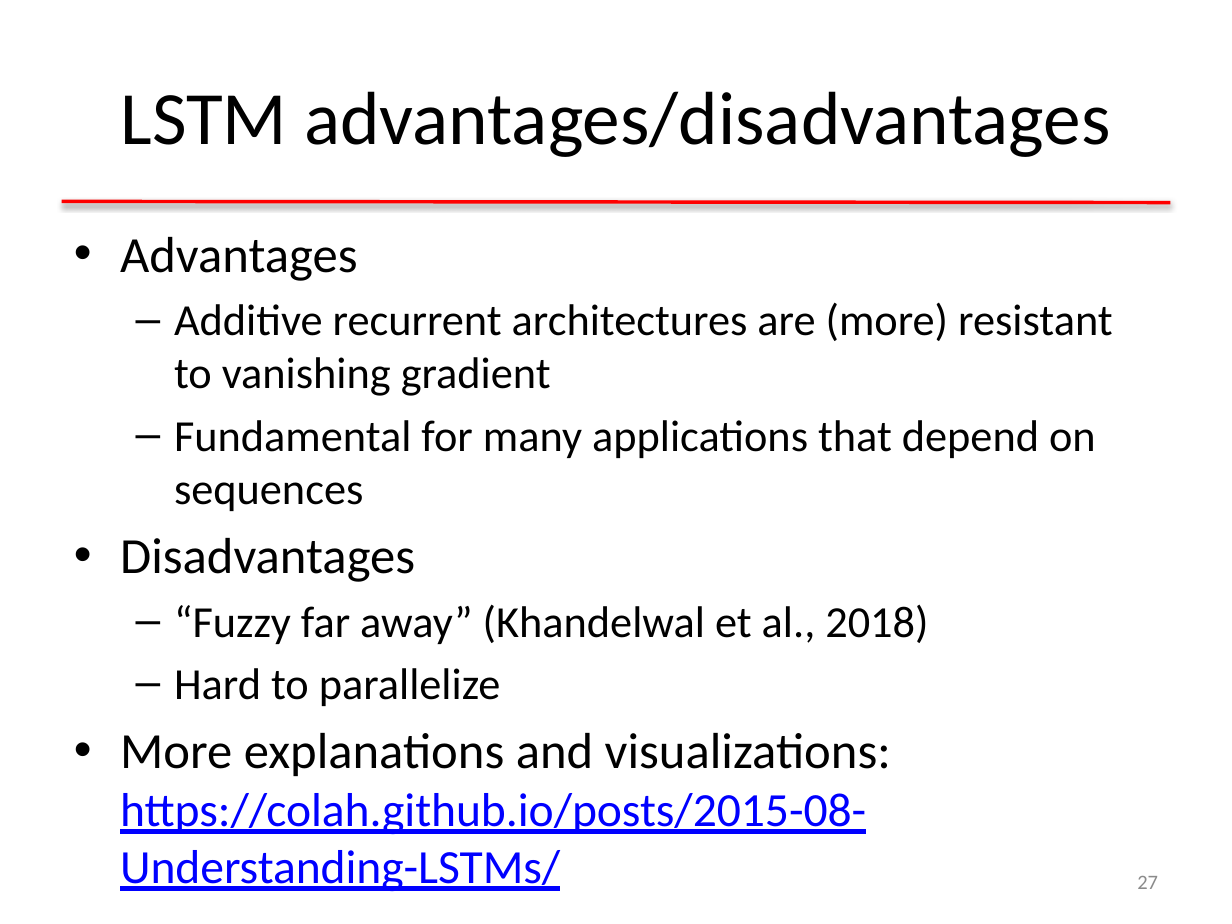
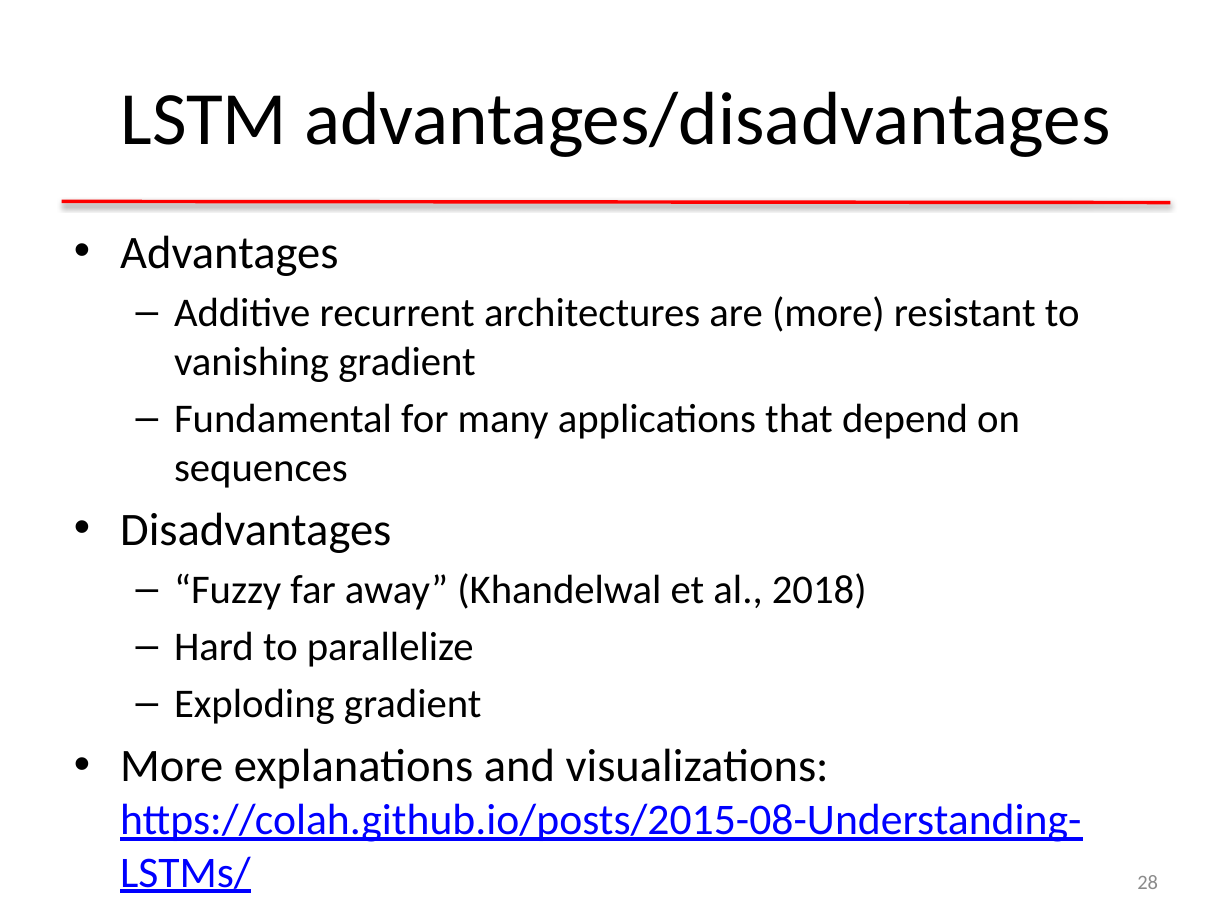
Before and after one commit to clulab/gentlenlp, a slide deck: slide 28 of docs/slides/nnintro-ch10-rnn.pptx (slide 27 before the commit). Drawn at 1232x924 pixels with LibreOffice and Linux fonts; fonts in the diff are those of the drawing. Boxes give left, top, right and bottom in pixels: in the first picture for what was removed or moved away, otherwise in the second. Text is boxed around its words. In the diff, an @@ line names an element or a change of style, - is before the commit and + after.

Commit message:
updated ch10

```diff
--- a/docs/slides/nnintro-ch10-rnn.pptx
+++ b/docs/slides/nnintro-ch10-rnn.pptx
@@ text at bbox=[120, 235, 1081, 842]: size 29.6 to 27.2 pt in "Advantages", "Disadvantages", "More explanations and visualizations:"; size 25.9 to 23.8 pt in "Additive recurrent architectures are (more) resistant to ...", "Fundamental for many applications that depend on ...", "“Fuzzy far away” (Khandelwal et al., 2018)", "Hard to parallelize"; size 27.8 to 25.5 pt in "https://colah.github.io/posts/2015-08-Understanding-LSTMs/" @@
@@ text at bbox=[174, 688, 482, 724]: paragraph added @@
+  – Exploding gradient
@@ page number at bbox=[1137, 875, 1158, 889]: text changed @@
-27
+28
```
Also in this commit, not shown: 1 slide added.
